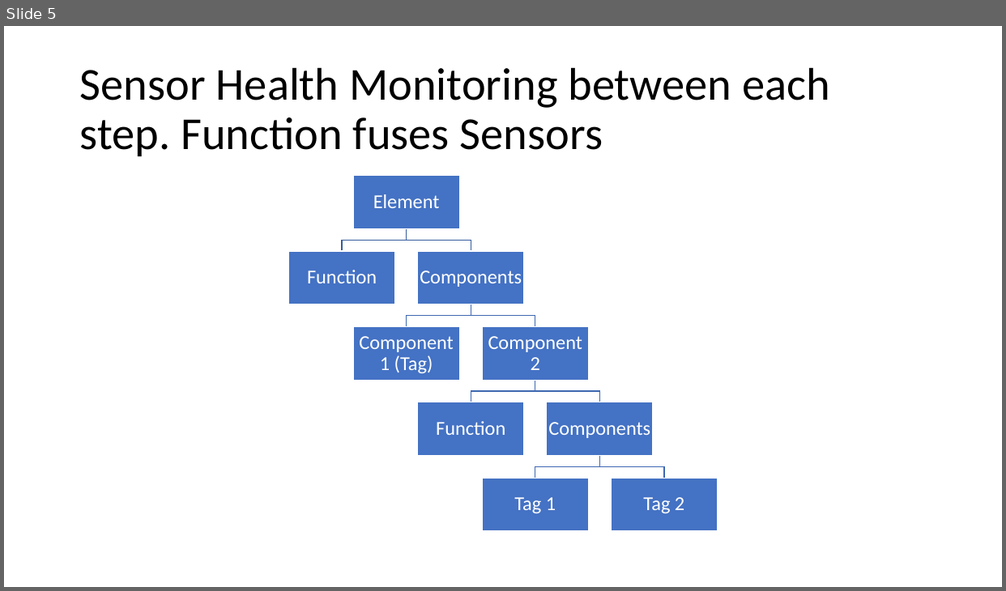
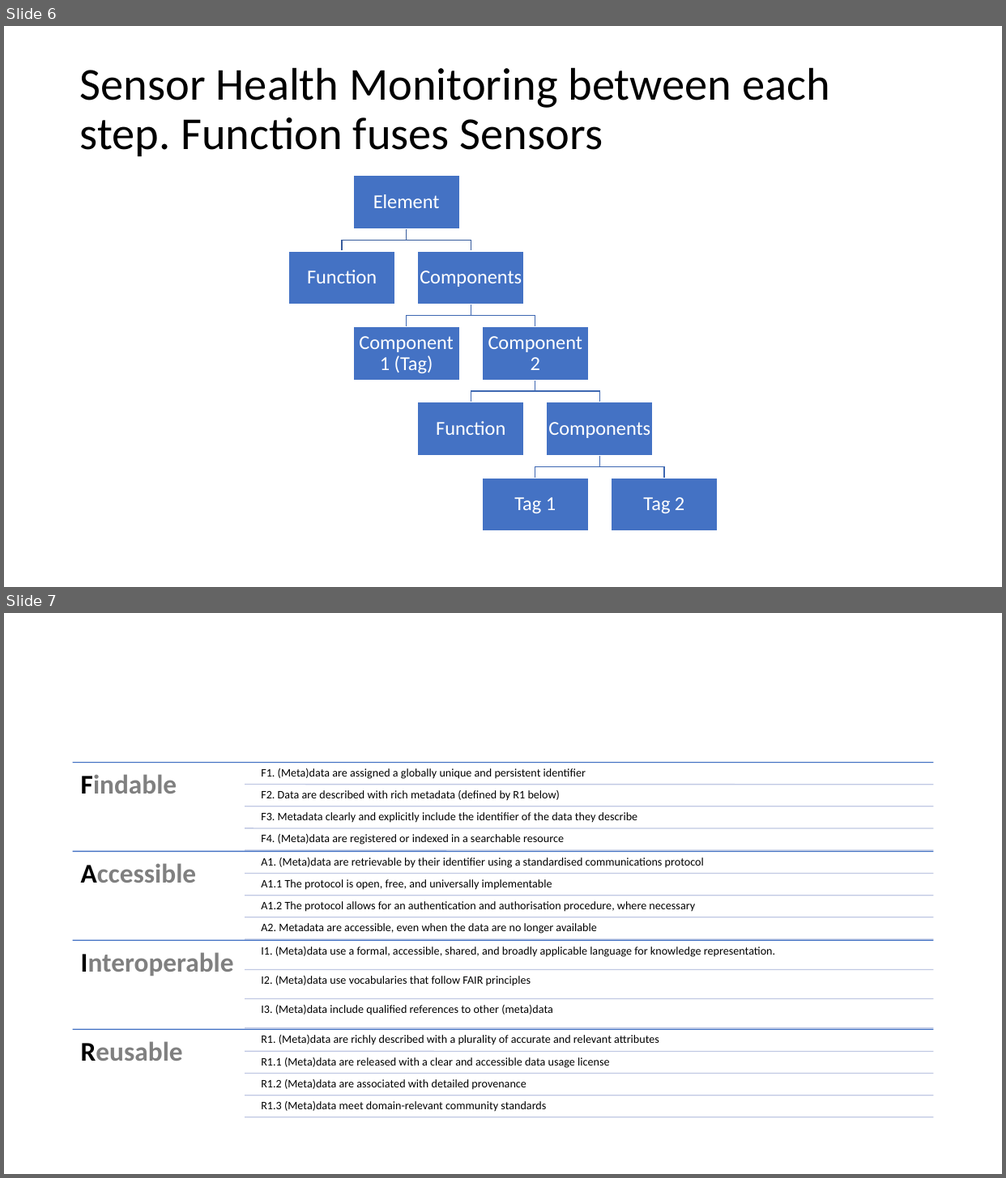
Before and after one commit to DLR-FX/shm_thesis, a slide deck: scratch.pptx. Shown one above the other, each under a label of ours: slide 5 before the commit, slides 6 and 7 after it. The pictures are 1006x591 and 1006x1178 pixels, drawn with LibreOffice and Linux fonts; fonts in the diff are those of the drawing. Boxes give left, top, right and bottom in pixels: in the first picture for what was removed or moved away, otherwise in the second. Text is boxed around its words. In the diff, an @@ line names an element or a change of style, - is before the commit and + after.

```diff
--- a/scratch.pptx
+++ b/scratch.pptx
@@ slide 7 added at (4,613,1002,1174), background #FFFFFF @@
@@ group added at (73,763,934,1118): 19 lines, 19 texts @@
+Findable
+F1. (Meta)data are assigned a globally unique and persistent identifier
+F2. Data are described with rich metadata (defined by R1 below)
+F3. Metadata clearly and explicitly include the identifier of the data they describe
+F4. (Meta)data are registered or indexed in a searchable resource
+Accessible
+A1. (Meta)data are retrievable by their identifier using a standardised communications protocol
+A1.1 The protocol is open, free, and universally implementable
+A1.2 The protocol allows for an authentication and authorisation procedure, where necessary
+A2. Metadata are accessible, even when the data are no longer available
+Interoperable
+I1. (Meta)data use a formal, accessible, shared, and broadly applicable language for knowledge representation.
+I2. (Meta)data use vocabularies that follow FAIR principles
+I3. (Meta)data include qualified references to other (meta)data
+Reusable
+R1. (Meta)data are richly described with a plurality of accurate and relevant attributes
+R1.1 (Meta)data are released with a clear and accessible data usage license
+R1.2 (Meta)data are associated with detailed provenance
+R1.3 (Meta)data meet domain-relevant community standards
@@ what was slide 5 is now slide 6 @@
```
Also in this commit, not shown: 1 other slide added, 22 other files.
